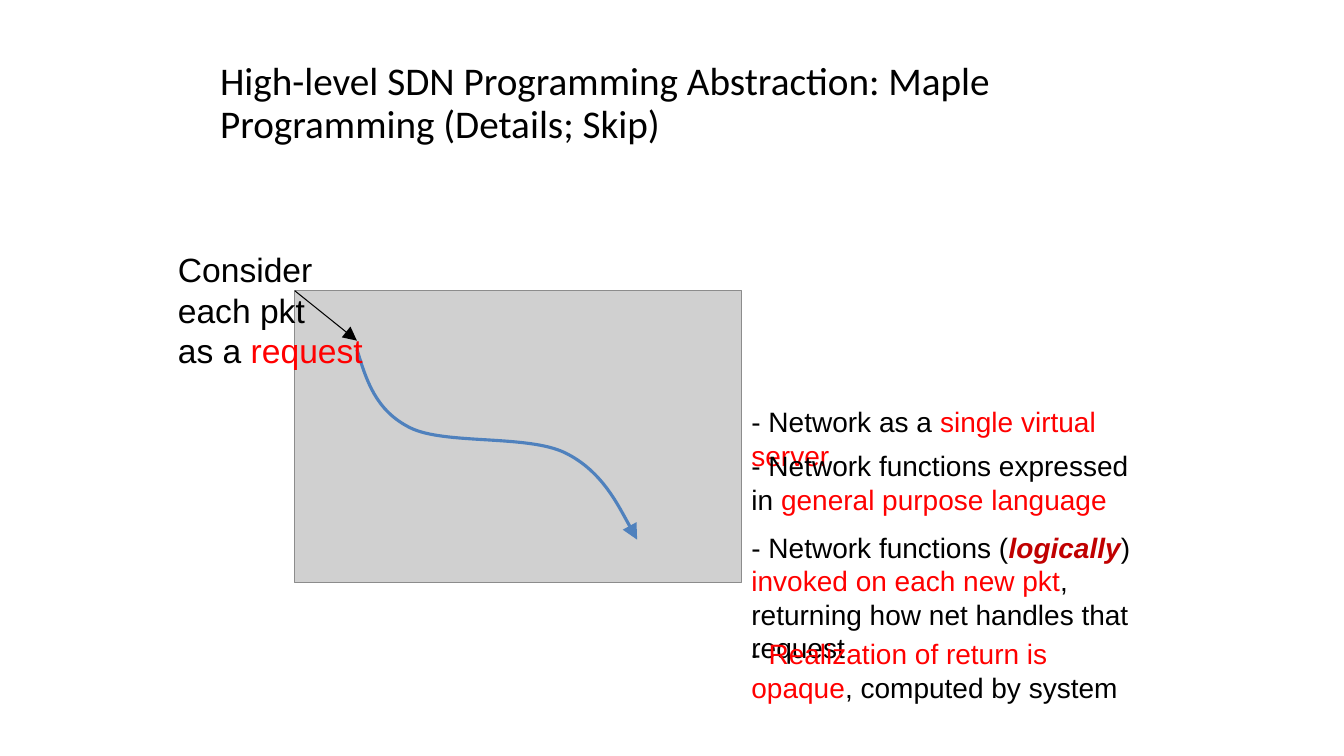
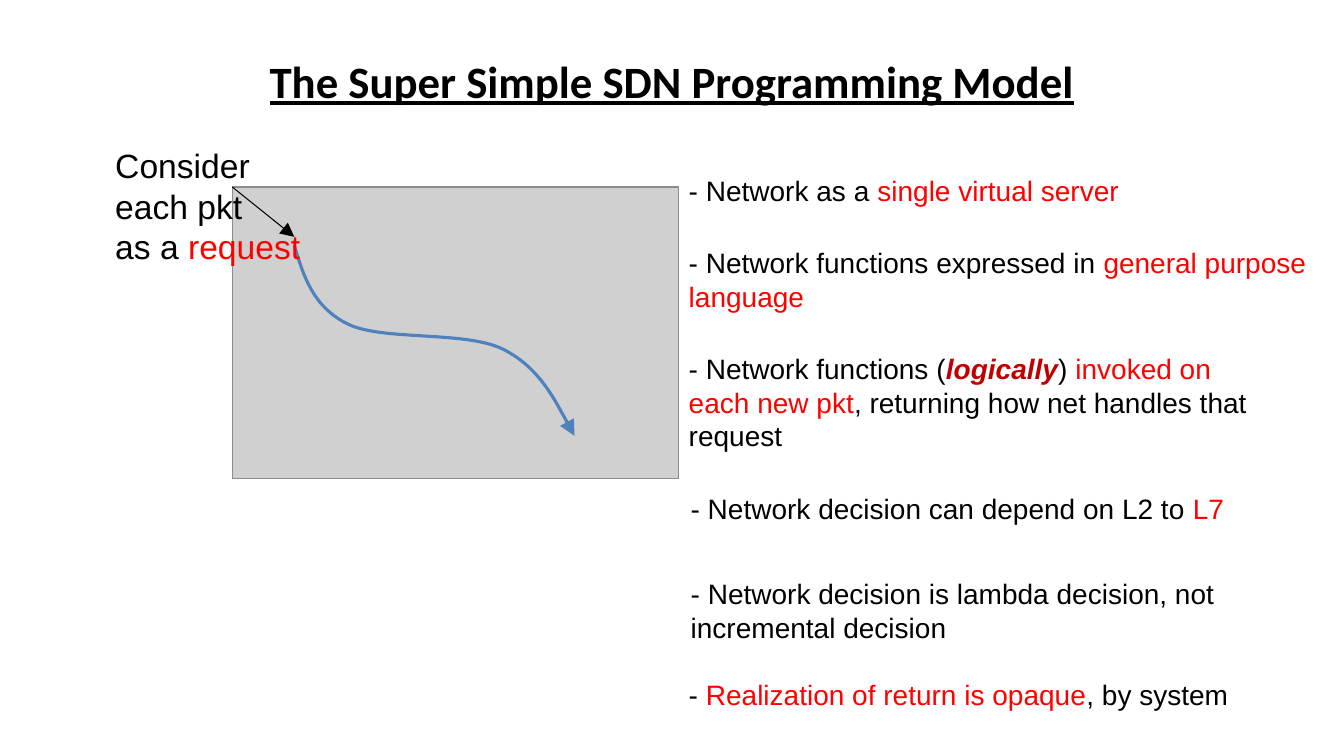
Before and after one commit to snlab/sc16, a slide deck: slide 3 of slides/sdn-prog-present.pptx (slide 4 before the commit). Drawn at 1344x756 pixels with LibreOffice and Linux fonts; fonts in the diff are those of the drawing; grey boxes stand for pictures. Boxes give left, top, right and bottom in pixels: in the first picture for what was removed or moved away, otherwise in the second. Text is boxed around its words. In the diff, an @@ line names an element or a change of style, - is before the commit and + after.

```diff
--- a/slides/sdn-prog-present.pptx
+++ b/slides/sdn-prog-present.pptx
@@ title removed at (220, 67, 989, 145) @@
-High-level SDN Programming Abstraction: Maple Programming (Details; Skip)
@@ title added at (270, 66, 1073, 106), 32 pt, text #000000, bold, underline @@
+The Super Simple SDN Programming Model
@@ text "Consider each pkt as a ...": place and size @@
-text "Consider each pkt as a ..." at (178, 257, 363, 370)
+text "Consider each pkt as a ..." at (115, 153, 300, 266)
@@ text "- Network as a single ..." rewrapped from (751, 411, 1096, 471) to (706, 180, 1119, 206) @@
@@ 1 picture, 1 freeform shape, 1 arrow: place and size @@
-1 picture, 1 freeform shape, 1 arrow at (295, 291, 742, 584)
+1 picture, 1 freeform shape, 1 arrow at (232, 188, 679, 480)
@@ text "- Network functions expressed in ..." rewrapped from (751, 454, 1128, 515) to (689, 252, 1306, 312) @@
@@ text "- Network functions (logically) invoked ..." rewrapped from (751, 537, 1130, 664) to (689, 358, 1247, 452) @@
@@ text added at (708, 498, 1224, 524), 20 pt, text #000000 @@
+- Network decision can depend on L2 to L7
@@ text added at (691, 583, 1214, 639), 20 pt, text #000000 @@
+- Network decision is lambda decision, not incremental decision
@@ text at (706, 684, 1228, 710): text changed @@
-- Realization of return is opaque, computed by system
+- Realization of return is opaque, by system
```
Also in this commit, not shown: 2 other slides changed, 4 slides added, 2 slides removed, 1 other file.
